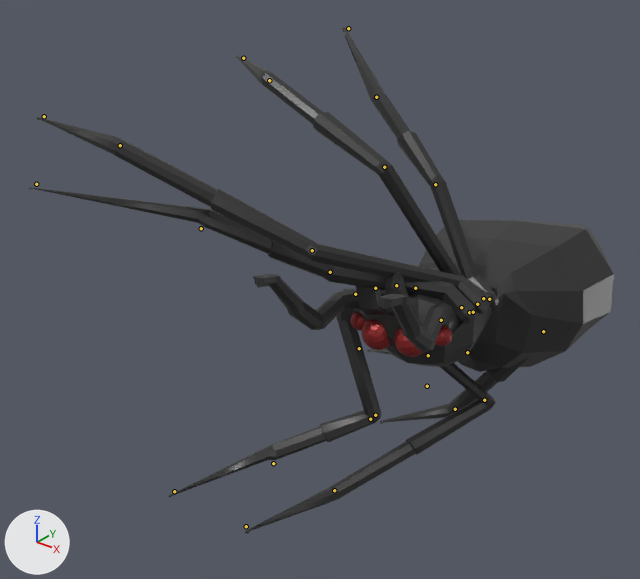
Two versions of the glTF model assets/models/creatures/spider.glb, one commit apart.
One viewpoint serves both versions: a 50 mm lens placed at (3.45, -3.46, -25.19), pointed at (-1.27, 2.44, -28.84). Lighting does not change. The marker at lower left points along +X, +Y and +Z. The first picture is the older version. Both versions are drawn at frame 10 of the action 'Spider_Death'; the numbers are the values there. The bones that change, and the others that lie on the model, are drawn over the model as lines.
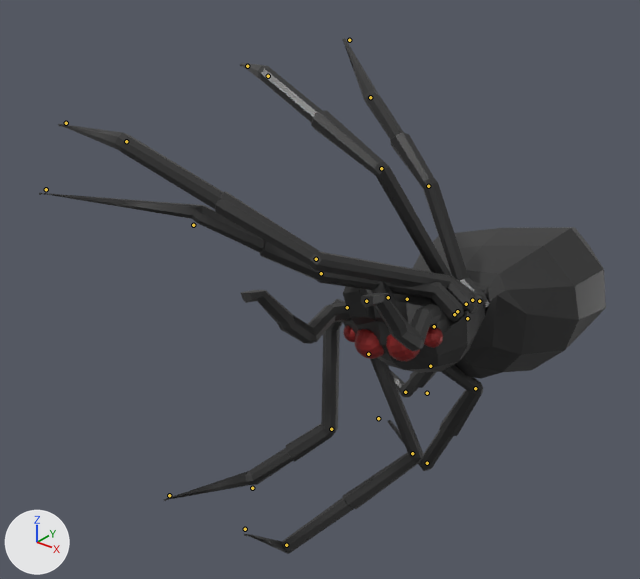
The edits, one by one:
Bone 'Body' (bone_body) moves from (0.0, 0.0198, 0.0001) to (0.0, 0.019, 0.0001).
Bone 'Body' (bone_body) turns from (17, -2, -172) to (17, -3, -165) degrees about its own x, y and z.
Bone 'FrontLeg.L' (bone_frontleg_l) turns from (-89, 17, -44) to (-72, 25, -54) degrees about its own x, y and z.
Bone 'FrontLeg2.L' (bone_frontleg2_l) turns from (17, -4, 25) to (-10, 1, 14) degrees about its own x, y and z.
Bone 'MidFrontLeg.L' (bone_midfrontleg_l) turns from (-86, 11, 5) to (-58, 16, -7) degrees about its own x, y and z.
Bone 'MidFrontLeg2.L' (bone_midfrontleg2_l) turns from (17, -4, 26) to (-22, 2, 10) degrees about its own x, y and z.
Bone 'BackLeg.L' (bone_backleg_l) turns from (-54, -31, 56) to (-31, -40, 36) degrees about its own x, y and z.
Bone 'BackLeg2.L' (bone_backleg2_l) turns from (2, 0, 3) to (-15, -2, -19) degrees about its own x, y and z.
Bone 'MidBackLeg.L' (bone_midbackleg_l) turns from (-84, 8, 86) to (-71, -25, 69) degrees about its own x, y and z.
Bone 'MidBackLeg2.L' (bone_midbackleg2_l) turns from (26, -3, 11) to (-10, -2, -18) degrees about its own x, y and z.
Bone 'FrontLeg.R' (bone_frontleg_r) turns from (81, 58, -8) to (71, 48, -16) degrees about its own x, y and z.
Bone 'FrontLeg2.R' (bone_frontleg2_r) turns from (-38, 12, 35) to (-35, 10, 33) degrees about its own x, y and z.
Bone 'MidFrontLeg.R' (bone_midfrontleg_r) turns from (93, -9, 96) to (85, -2, 88) degrees about its own x, y and z.
Bone 'MidFrontLeg2.R' (bone_midfrontleg2_r) turns from (-13, 6, 51) to (-11, 4, 42) degrees about its own x, y and z.
Bone 'BackLeg.R' (bone_backleg_r) turns from (-163, -3, 28) to (-154, -3, 27) degrees about its own x, y and z.
Bone 'MidBackLeg.R' (bone_midbackleg_r) turns from (-42, 87, 107) to (-49, 79, 93) degrees about its own x, y and z.
Bone 'FrontFoot.L' (bone_frontfoot_l) moves from (0.0307, -0.0204, 0.0224) to (0.0306, -0.0197, 0.0225).
Bone 'MidFrontFoot.L' (bone_midfrontfoot_l) moves from (0.0239, -0.027, 0.0221) to (0.0239, -0.0264, 0.0224).
Bone 'BackFoot.L' (bone_backfoot_l) moves from (-0.0372, -0.027, 0.0047) to (-0.0364, -0.0261, 0.0047).
Bone 'MidBackFoot.L' (bone_midbackfoot_l) moves from (-0.0164, -0.0392, 0.0154) to (-0.0162, -0.0383, 0.0159).
Bone 'FrontFoot2.R' (bone_frontfoot2_r) moves from (0.0077, -0.0078, 0.0532) to (0.0062, -0.008, 0.0531).
Bone 'MidFrontFoot.R' (bone_midfrontfoot_r) moves from (0.0044, -0.0042, 0.0571) to (0.003, -0.0059, 0.0568).
Bone 'BackFoot.R' (bone_backfoot_r) moves from (-0.0375, -0.0122, 0.0479) to (-0.0367, -0.0125, 0.0471).
Bone 'MidBackFoot.R' (bone_midbackfoot_r) moves from (-0.0392, -0.0141, 0.043) to (-0.0388, -0.015, 0.0425).

Boxes (x1, y1, x2, y2) around the edits, measured in the pictures (640 x 579 px):
'Cube', posed
    before: (29, 26, 614, 534)
    after: (39, 38, 606, 554)
bone 'Body', root to tip
    before: (427, 386) to (427, 386)
    after: (427, 393) to (427, 394)
bone 'FrontLeg.L', root to tip
    before: (355, 294) to (356, 295)
    after: (347, 307) to (347, 309)
bone 'FrontLeg2.L', root to tip
    before: (375, 415) to (374, 415)
    after: (331, 429) to (330, 429)
bone 'MidFrontLeg.L', root to tip
    before: (375, 288) to (376, 289)
    after: (366, 301) to (367, 302)
bone 'MidFrontLeg2.L', root to tip
    before: (484, 400) to (483, 401)
    after: (412, 453) to (411, 454)
bone 'BackLeg.L', root to tip
    before: (415, 288) to (416, 288)
    after: (407, 299) to (407, 299)
bone 'BackLeg2.L', root to tip
    before: (467, 352) to (467, 352)
    after: (430, 366) to (430, 366)
bone 'MidBackLeg.L', root to tip
    before: (396, 285) to (398, 286)
    after: (388, 297) to (389, 298)
bone 'MidBackLeg2.L', root to tip
    before: (543, 331) to (542, 332)
    after: (475, 388) to (475, 389)
bone 'FrontLeg.R', root to tip
    before: (469, 312) to (468, 312)
    after: (457, 311) to (456, 311)
bone 'FrontLeg2.R', root to tip
    before: (330, 272) to (329, 271)
    after: (321, 273) to (320, 273)
bone 'MidFrontLeg.R', root to tip
    before: (477, 304) to (476, 303)
    after: (466, 304) to (464, 303)
bone 'MidFrontLeg2.R', root to tip
    before: (312, 250) to (310, 249)
    after: (316, 259) to (314, 257)
bone 'BackLeg.R', root to tip
    before: (489, 299) to (489, 298)
    after: (479, 301) to (479, 300)
bone 'MidBackLeg.R', root to tip
    before: (483, 298) to (482, 297)
    after: (472, 300) to (471, 298)
bone 'FrontFoot.L', root to tip
    before: (174, 491) to (173, 492)
    after: (169, 495) to (168, 496)
bone 'MidFrontFoot.L', root to tip
    before: (246, 526) to (246, 528)
    after: (245, 529) to (245, 530)
bone 'BackFoot.L', root to tip
    before: (359, 348) to (360, 348)
    after: (368, 354) to (370, 354)
bone 'MidBackFoot.L', root to tip
    before: (370, 419) to (372, 419)
    after: (378, 418) to (380, 419)
bone 'FrontFoot2.R', root to tip
    before: (36, 184) to (34, 184)
    after: (46, 189) to (44, 190)
bone 'MidFrontFoot.R', root to tip
    before: (44, 116) to (42, 116)
    after: (66, 123) to (64, 123)
bone 'BackFoot.R', root to tip
    before: (348, 28) to (348, 28)
    after: (349, 40) to (350, 40)
bone 'MidBackFoot.R', root to tip
    before: (243, 58) to (243, 58)
    after: (247, 66) to (247, 66)
